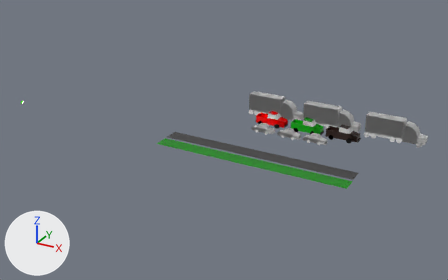
A saved change to the Blender file frogger.blend.
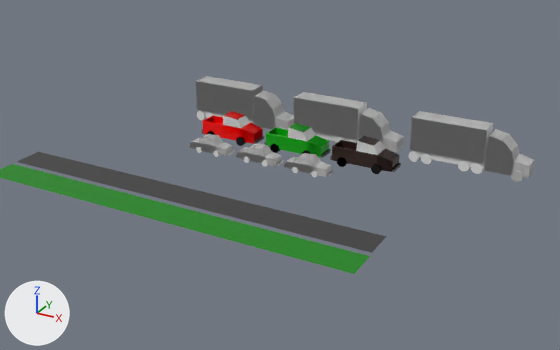
Each version is shown whole from a 50 mm camera at (203.5, -200.4, 95.9) aimed at (92.7, 1.1, -4.9), then close up from a 50 mm camera at (190.0, -115.1, 58.7) aimed at (122.8, 7.1, -2.4). The lights are fixed; the arrows at lower left show +X, +Y and +Z.

In view in the first close-up: 'Street', 'Street_Grass', 'TRUCKS', 'Truck_L', 'Truck_L.001', 'Truck_L.002', 'Truck_M_brown'.
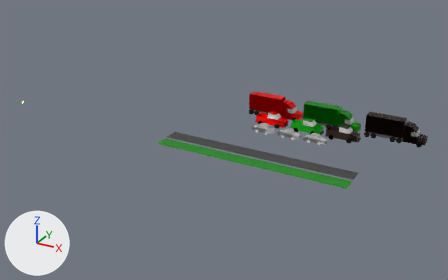
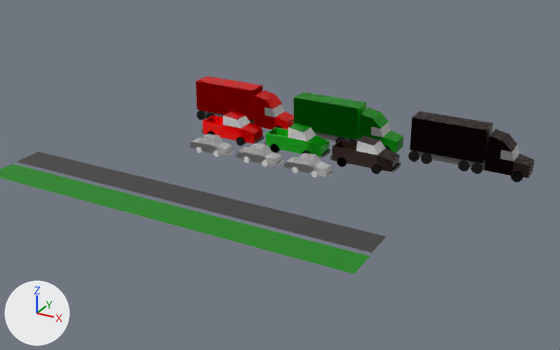
Boxes (x1, y1, x2, y2) around the edits, measured in the close-ups (560 x 350 px):
'TRUCKS', reshaped, recoloured (grey to green): (189, 76, 534, 182) in both
part 1 of me_truck_l, built on: (254, 96, 514, 175) in both
part 2 of me_truck_l, recoloured: (196, 76, 534, 182) in both
'Truck_M_green', unchanged, uncovered by the edit: before (337, 158, 401, 174); after (330, 136, 401, 174)

Edits to the bpy script that builds the scene:
```text
Add img_truck_l_red:
    img_truck_l_red = load_image('Truck_L_red', 'Bundled/Truck_L_red.png', 1024, 1024, 'sRGB')
Add img_truck_l_brown:
    img_truck_l_brown = load_image('Truck_L_brown', 'Bundled/Truck_L_brown.png', 1024, 1024, 'sRGB')
Add img_truck_l_green:
    img_truck_l_green = load_image('Truck_L_green', 'Bundled/Truck_L_green.png', 1024, 1024, 'sRGB')
Add mat_truck_l_red:
    mat_truck_l_red = bpy.data.materials.new('Truck_L_red')
    # colours: blue #bcbcff
    # uses the picture img_truck_l_red
Add mat_truck_l_brown:
    mat_truck_l_brown = bpy.data.materials.new('Truck_L_brown')
    # colours: blue #bcbcff
    # uses the picture img_truck_l_brown
Add mat_truck_l_green:
    mat_truck_l_green = bpy.data.materials.new('Truck_L_green')
    # colours: blue #bcbcff
    # uses the picture img_truck_l_green
Change me_truck_l:
    used by ob_truck_l_001; location = (129.9, 22.9, 4.4)
    remove me_truck_l.from_pydata(...)  # 276 vertices, 170 faces; spans x -11.6..11.5, y -2.3..2.3, z -4.5..4.5
    add me_truck_l.from_pydata(...)  # 282 vertices, 177 faces; spans x -11.6..11.5, y -2.3..2.3, z -4.5..4.5
    me_truck_l part 1
    7 faces are deleted
    6 new vertices lie (2.7, 0.0, 0.0) away from vertices in x 3.4, y -2.2..2.2, z -3.5..1.2
    14 new faces join them
    me_truck_l part 2: 163 faces spanning x -11.6..11.5, y -2.3..2.3, z -4.5..4.5 switch from mat_truck_l to mat_truck_l_red
Change ob_truck_l_001:
    add ob_truck_l_001.material_slots[0].link = 'OBJECT'; ob_truck_l_001.material_slots[0].material = mat_truck_l_green
Change ob_truck_l_002:
    add ob_truck_l_002.material_slots[0].link = 'OBJECT'; ob_truck_l_002.material_slots[0].material = mat_truck_l_brown
Change ob_truck_l:
    add ob_truck_l.material_slots[0].link = 'OBJECT'; ob_truck_l.material_slots[0].material = mat_truck_l_red
```
